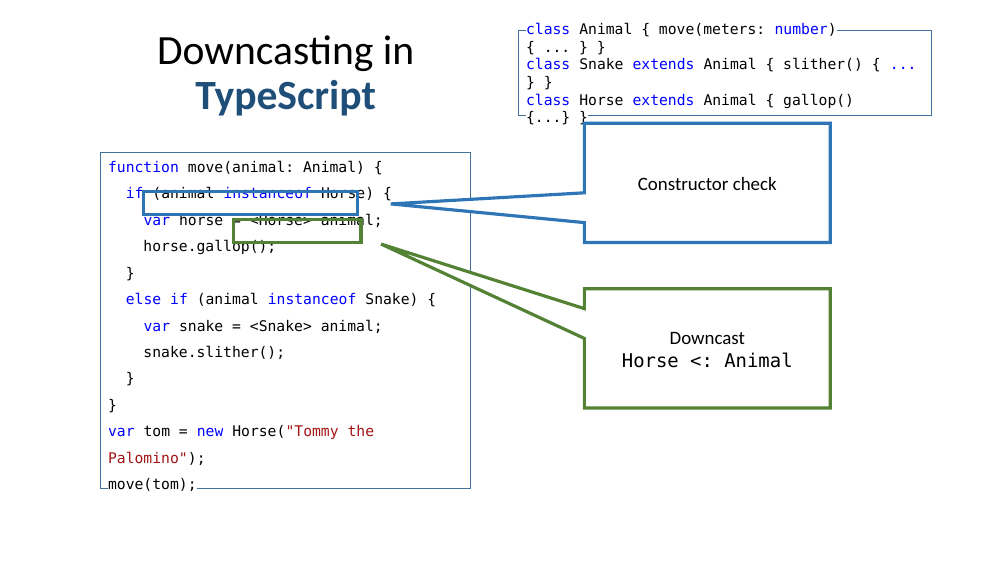
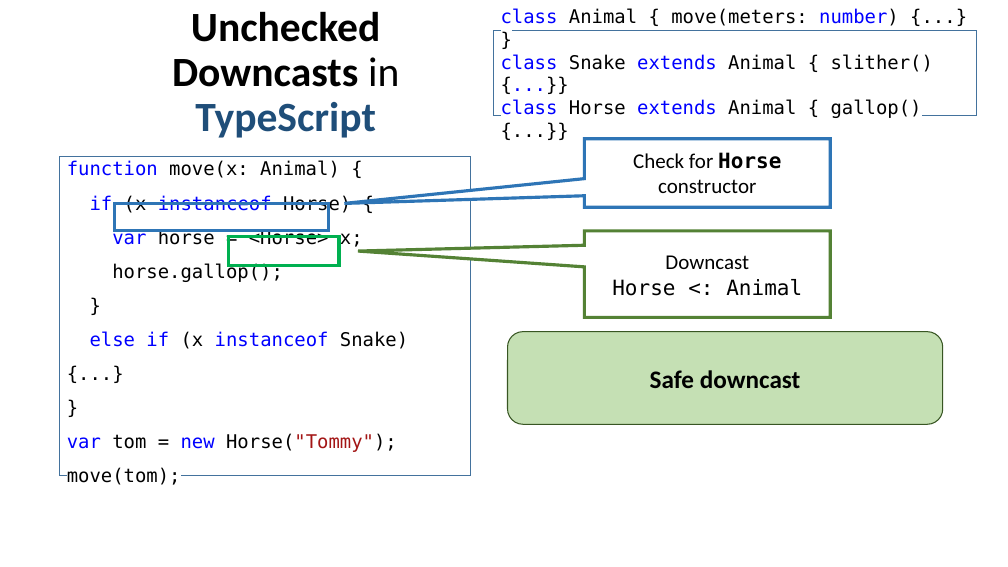
Before and after one commit to UCSD-PL/refscript, a slide deck: slide 6 of doc/talk/RefScript.pptx (slide 2 before the commit). Drawn at 1008x567 pixels with LibreOffice and Linux fonts; fonts in the diff are those of the drawing. Boxes give left, top, right and bottom in pixels: in the first picture for what was removed or moved away, otherwise in the second. Text is boxed around its words. In the diff, an @@ line names an element or a change of style, - is before the commit and + after.

Commit message:
Slides (final?)

```diff
--- a/doc/talk/RefScript.pptx
+++ b/doc/talk/RefScript.pptx
@@ text at [172, 11, 399, 138]: text changed; bold on @@
-Downcasting in TypeScript
+Unchecked Downcasts in TypeScript
@@ rectangle "class Animal { move(meters: number) ...": place and size @@
-rectangle "class Animal { move(meters: number) ..." at [519, 31, 932, 116]
+rectangle "class Animal { move(meters: number) ..." at [493, 31, 976, 116]
@@ text in rectangle at [501, 8, 933, 118]: text changed; size 14 to 18 pt @@
-class Animal { move(meters: number) { ... } }
-class Snake extends Animal { slither() { ... } }
-class Horse extends Animal { gallop() {...} }
+class Animal { move(meters: number) {...} }
+class Snake extends Animal { slither() {...}}
+class Horse extends Animal { gallop() {...}}
@@ speech box "Check for Horse constructor": place and size @@
-speech box "Check for Horse constructor" at [585, 123, 830, 243]
+speech box "Check for Horse constructor" at [585, 139, 830, 208]
@@ speech box "Check for Horse constructor" at [585, 139, 830, 208]: proportions changed @@
@@ rectangle "function move(x: Animal) {": place and size @@
-rectangle "function move(x: Animal) {" at [101, 153, 471, 489]
+rectangle "function move(x: Animal) {" at [60, 157, 471, 475]
@@ text in rectangle at [67, 160, 363, 248]: text changed; size 14 to 18 pt @@
-function move(animal: Animal) {
-if (animal instanceof Horse) {
-var horse = <Horse> animal;
+function move(x: Animal) {
+if (x instanceof Horse) {
+var horse = <Horse> x;
@@ text in speech box at [633, 152, 781, 193]: text changed; size 18 to 20 pt @@
-Constructor check
+Check for Horse constructor
@@ rectangle: place and size @@
-rectangle at [144, 192, 358, 216]
+rectangle at [115, 203, 329, 230]
@@ rectangle: place and size @@
-rectangle at [234, 219, 361, 243]
+rectangle at [229, 236, 340, 265]
@@ rectangle at [229, 236, 340, 265]: outline #548235 3 pt to #00B050 3 pt @@
@@ speech box "Downcast": place and size @@
-speech box "Downcast" at [585, 289, 830, 408]
+speech box "Downcast" at [585, 231, 830, 317]
@@ speech box "Downcast" at [585, 231, 830, 317]: size 18 to 20 pt; proportions changed @@
@@ text in rectangle at [67, 263, 283, 485]: size 14 to 18 pt in "horse.gallop();", "}", "}", "move(tom);" @@
@@ text in rectangle at [90, 331, 408, 349]: text changed; size 14 to 18 pt; text colour #000000 to #0000FF @@
-else if (animal instanceof Snake) {
-var snake = <Snake> animal;
-snake.slither();
+else if (x instanceof Snake) {...}
@@ rounded rectangle added at [507, 332, 943, 425], fill #C5E0B4, outline #385723 1 pt, 24 pt, text #000000, bold @@
+Safe downcast
@@ text in rectangle at [67, 433, 397, 452]: text changed; size 14 to 18 pt; text colour #A31515 to #000000 @@
-}
-var tom = new Horse("Tommy the Palomino");
+var tom = new Horse("Tommy");
```
Also in this commit, not shown: 11 other slides changed, 29 slides added.
